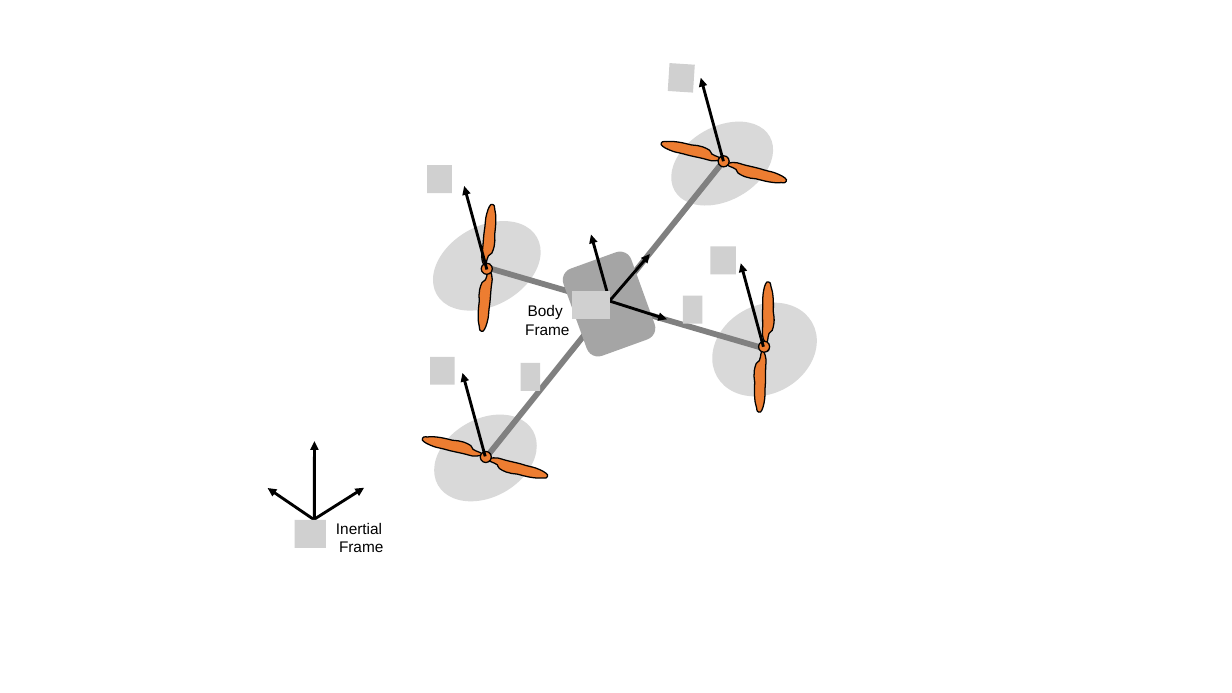
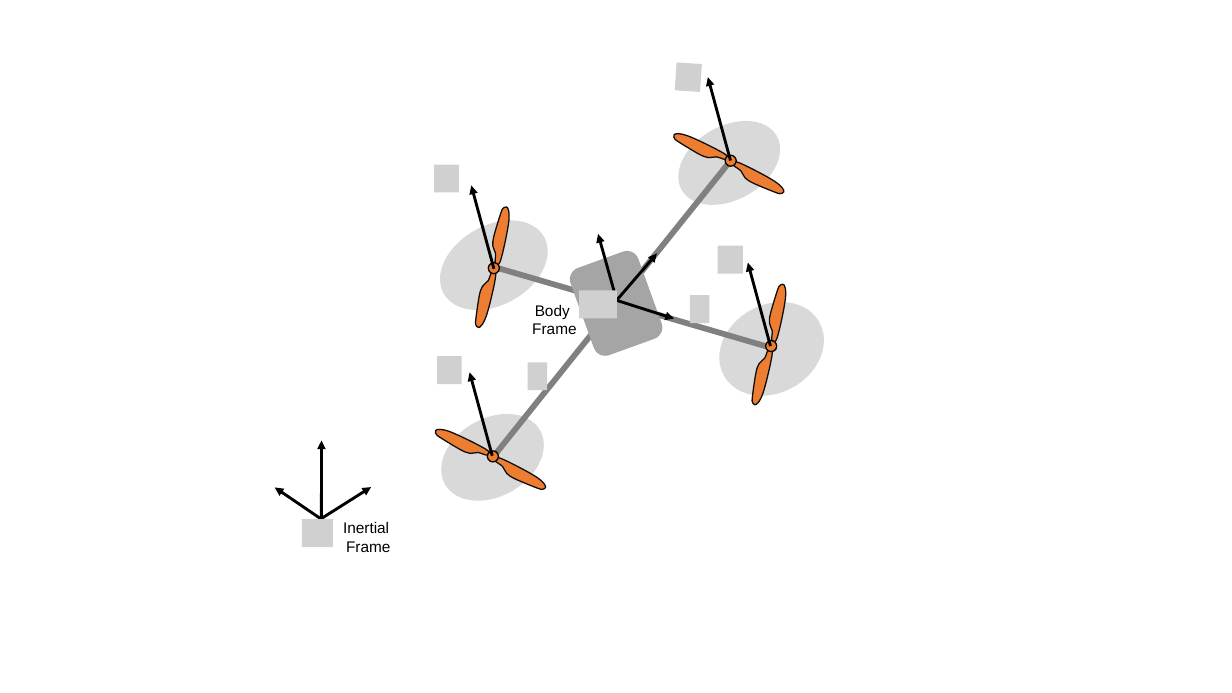
Before and after one commit to sriram-2502/KoopmanMPC_Quadrotor, a slide deck: slide 1 of Figures/schematic.pptx. Drawn at 1232x693 pixels with LibreOffice and Linux fonts; fonts in the diff are those of the drawing; grey boxes stand for pictures. Boxes give left, top, right and bottom in pixels: in the first picture for what was removed or moved away, otherwise in the second. Text is boxed around its words. In the diff, an @@ line names an element or a change of style, - is before the commit and + after.

```diff
--- a/Figures/schematic.pptx
+++ b/Figures/schematic.pptx
@@ freeform shape at <box>672,127,730,168</box>: outline #000000 1 pt to #0D0D0D 1 pt; rotation 62 to 300 degrees; outline redrawn @@
@@ freeform shape at <box>729,160,788,196</box>: outline #000000 1 pt to #0D0D0D 1 pt; rotation 243 to 292 degrees; outline redrawn @@
@@ freeform shape at <box>486,206,516,266</box>: outline #000000 1 pt to #0D0D0D 1 pt; rotation 144 to 16 degrees; outline redrawn @@
@@ freeform shape at <box>474,270,497,330</box>: outline #000000 1 pt to #0D0D0D 1 pt; rotation 324 to 8 degrees; outline redrawn @@
@@ 8 arrows, 7 pictures, 5 ellipses, 2 lines, 1 text: place and size @@
-8 arrows, 7 pictures, 5 ellipses, 2 lines, 1 text at <box>268,63,772,548</box>
+8 arrows, 7 pictures, 5 ellipses, 2 lines, 1 text at <box>274,62,779,547</box>
@@ freeform shape at <box>763,283,793,343</box>: outline #000000 1 pt to #0D0D0D 1 pt; rotation 139 to 16 degrees; outline redrawn @@
@@ freeform shape at <box>751,347,773,406</box>: outline #000000 1 pt to #0D0D0D 1 pt; rotation 320 to 8 degrees; outline redrawn @@
@@ 3 ellipses, 2 arrows, 1 text, 1 rounded rectangle, 1 picture: place and size @@
-3 ellipses, 2 arrows, 1 text, 1 rounded rectangle, 1 picture at <box>313,105,833,552</box>
+3 ellipses, 2 arrows, 1 text, 1 rounded rectangle, 1 picture at <box>321,104,841,552</box>
@@ freeform shape at <box>434,422,491,464</box>: outline #000000 1 pt to #0D0D0D 1 pt; rotation 62 to 300 degrees; outline redrawn @@
@@ freeform shape at <box>490,456,549,491</box>: outline #000000 1 pt to #0D0D0D 1 pt; rotation 243 to 292 degrees; outline redrawn @@
```
Also in this commit, not shown: 1 slide added, 11 other files.
